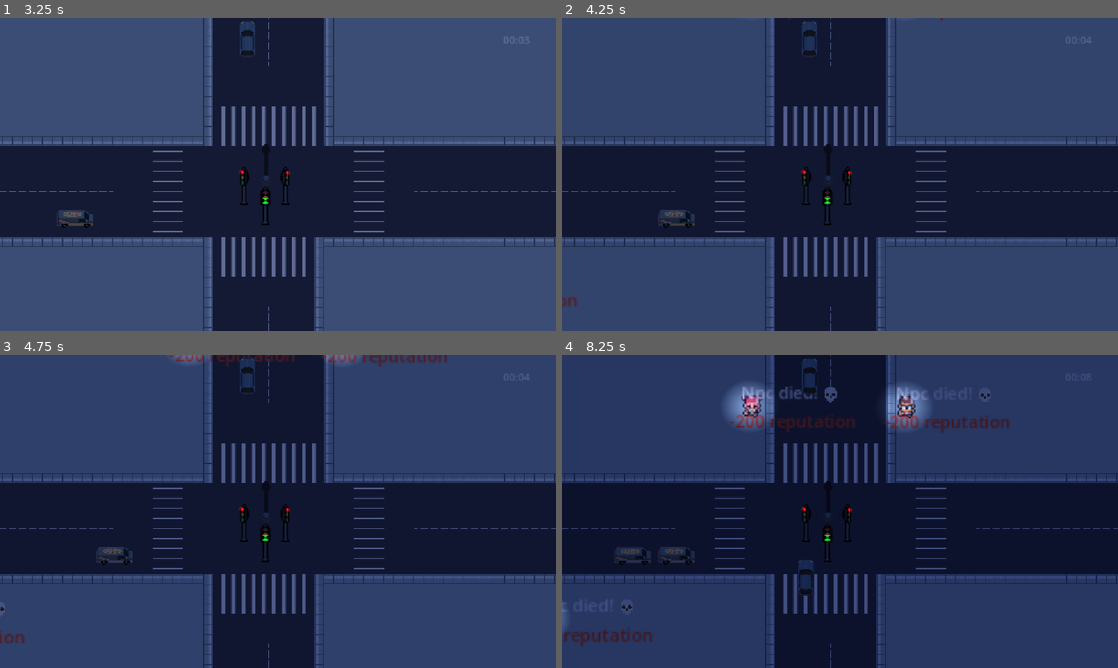
Above: before the commit, frames 1-4 (two rows, left to right).
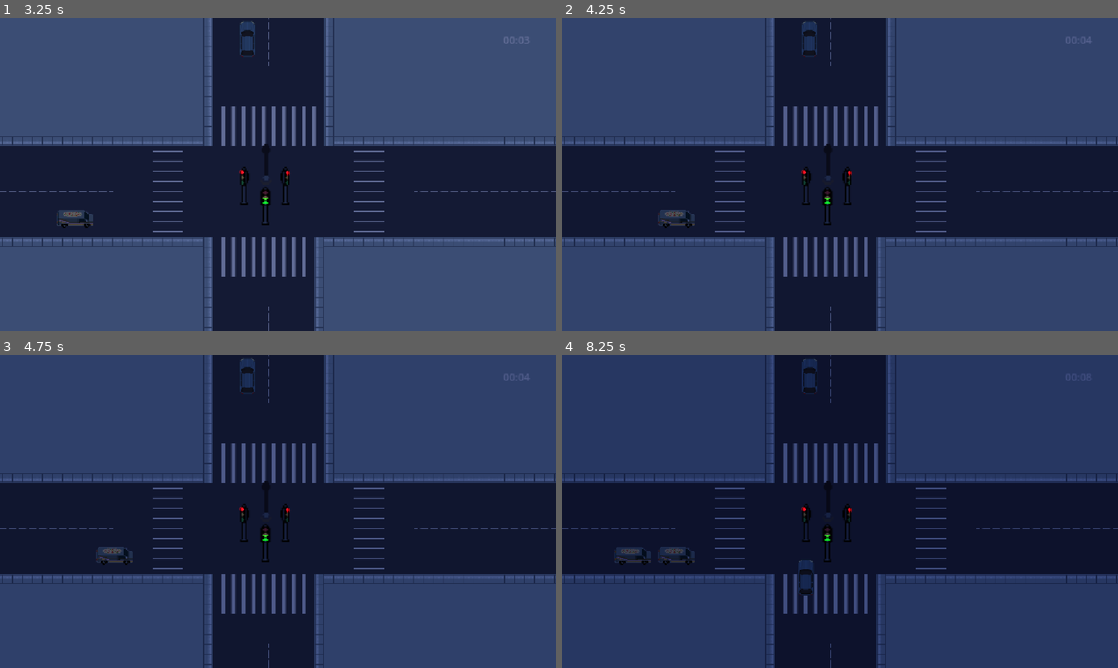
Above: after the commit, the same moments.

Repository: lafgo-fc/game-jam-repoooo
Game: Godot game, scene res://scne/test_one.tscn
Same seed, same stepped clock (60 frames per second), same inputs: the game is played once before the commit and once after it.
Inputs:
- Up to frame 1 (3.25 s): tap Enter (ui_accept) at 0.5, 0.77, 1.25, 1.52, 3.02 s; hold R (traffic control right and left) from 0.53 s (still down)
- Up to frame 2 (4.25 s): keep holding R (traffic control right and left); tap Enter (ui_accept) at 3.77 s
- Up to frame 3 (4.75 s): keep holding R (traffic control right and left); tap Enter (ui_accept) at 4.52 s
- Up to frame 4 (8.25 s): keep holding R (traffic control right and left); tap Enter (ui_accept) at 6.02, 6.77, 7.52 s

Frame 1 is identical in both runs. In frame 2, less than 0.1% of the frame differs, in the area x 0-69%, y 0-93%; in frame 3, 0.7%; in frame 4, 3.0%, in the area x 0-81%, y 9-93%.
Error before the commit: Attempt to call function 'hide' in base 'null instance' on a null instance. (res://scne/pedestians.gd:451)
Error after the commit: Parse Error: Function "npc_collision()" not found in base self. (res://scne/pedestians.gd:159)

Commit message:
added multiple npc.gd

Diff:
--- /dev/null
+++ b/scne/npc_1.gd
@@ -0,0 +1,11 @@
+extends AnimatedSprite2D
+@onready var death_label = $Control
+
+# Called when the node enters the scene tree for the first time.
+func _ready() -> void:
+	death_label.hide()
+
+
+# Called every frame. 'delta' is the elapsed time since the previous frame.
+func show_death_label() -> void:
+	death_label.show()
--- /dev/null
+++ b/scne/npc_2.gd
@@ -0,0 +1,11 @@
+extends AnimatedSprite2D
+@onready var death_label = $Control2
+
+# Called when the node enters the scene tree for the first time.
+func _ready() -> void:
+	death_label.hide()
+
+
+# Called every frame. 'delta' is the elapsed time since the previous frame.
+func show_death_label() -> void:
+	death_label.show()
--- /dev/null
+++ b/scne/npc_3.gd
@@ -0,0 +1,11 @@
+extends AnimatedSprite2D
+@onready var death_label = $Control3
+
+# Called when the node enters the scene tree for the first time.
+func _ready() -> void:
+	death_label.hide()
+
+
+# Called every frame. 'delta' is the elapsed time since the previous frame.
+func show_death_label() -> void:
+	death_label.show()
--- /dev/null
+++ b/scne/npc_4.gd
@@ -0,0 +1,11 @@
+extends AnimatedSprite2D
+@onready var death_label = $Control4
+
+# Called when the node enters the scene tree for the first time.
+func _ready() -> void:
+	death_label.hide()
+
+
+# Called every frame. 'delta' is the elapsed time since the previous frame.
+func show_death_label() -> void:
+	death_label.show()
--- /dev/null
+++ b/scne/npc_5.gd
@@ -0,0 +1,11 @@
+extends AnimatedSprite2D
+@onready var death_label = $Control5
+
+# Called when the node enters the scene tree for the first time.
+func _ready() -> void:
+	death_label.hide()
+
+
+# Called every frame. 'delta' is the elapsed time since the previous frame.
+func show_death_label() -> void:
+	death_label.show()
--- /dev/null
+++ b/scne/npc_6.gd
@@ -0,0 +1,11 @@
+extends AnimatedSprite2D
+@onready var death_label = $Control6
+
+# Called when the node enters the scene tree for the first time.
+func _ready() -> void:
+	death_label.hide()
+
+
+# Called every frame. 'delta' is the elapsed time since the previous frame.
+func show_death_label() -> void:
+	death_label.show()
--- a/scne/pedestians.gd
+++ b/scne/pedestians.gd
@@ -23,7 +23,15 @@
 @onready var pt_9 = $"../../waypoints/p9"
 @onready var pt_10 = $"../../waypoints/p10"
 @onready var pt_11 = $"../../waypoints/p11"
-@onready var death_label = $Control
+
+# adding death_labels
+@onready var death_label_1 = $"npc 1/Control"
+@onready var death_label_2 = $"npc 2/Control2"
+@onready var death_label_3 = $"npc 3/Control3"
+@onready var death_label_4 = $"npc 4/Control4"
+@onready var death_label_5 = $"npc 5/Control5"
+
+
 
 
 # essential vars
@@ -444,8 +452,3 @@
 		light.hide()
 
 # func to perform npc collision things
-func npc_collision():
-	if GameData.npc_collided:
-		death_label.show()
-	else:
-		death_label.hide()
--- a/scne/pedestians.tscn
+++ b/scne/pedestians.tscn
@@ -2,12 +2,18 @@
 
 [ext_resource type="Script" uid="uid://dwqexwr3f0a6h" path="res://scne/pedestians.gd" id="1_gkco8"]
 [ext_resource type="Texture2D" uid="uid://da54adnsnq8lx" path="res://assets/npcs/NPC_1.png" id="2_gkco8"]
+[ext_resource type="Script" uid="uid://cku0wjc60d543" path="res://scne/npc_1.gd" id="3_7sb8u"]
 [ext_resource type="Texture2D" uid="uid://bkwgnn5r3ihvj" path="res://assets/npcs/NPC_2.png" id="3_mvjtp"]
 [ext_resource type="Texture2D" uid="uid://4bv3e05f8qwe" path="res://assets/npcs/NPC_3.png" id="4_t4lxv"]
 [ext_resource type="Texture2D" uid="uid://f2l77wpxo68y" path="res://assets/npcs/NPC_4.png" id="5_fmtih"]
 [ext_resource type="Texture2D" uid="uid://cw315yuuom0cf" path="res://assets/npcs/NPC_5.png" id="6_8ja1e"]
+[ext_resource type="Script" uid="uid://ccuxmabqgpb3i" path="res://scne/npc_2.gd" id="6_an773"]
 [ext_resource type="Texture2D" uid="uid://cktjvkdkkatmu" path="res://assets/npcs/NPC_6.png" id="7_12oeb"]
+[ext_resource type="Script" uid="uid://kgavgrh2d26d" path="res://scne/npc_3.gd" id="8_lviph"]
 [ext_resource type="PackedScene" uid="uid://cems2rag67qam" path="res://control.tscn" id="8_yt22a"]
+[ext_resource type="Script" uid="uid://7tfvngosbr0y" path="res://scne/npc_4.gd" id="10_qj47w"]
+[ext_resource type="Script" uid="uid://bcdpmfvfntonr" path="res://scne/npc_5.gd" id="12_4bvlk"]
+[ext_resource type="Script" uid="uid://ctvv85aujdiji" path="res://scne/npc_6.gd" id="14_uwjro"]
 
 [sub_resource type="AtlasTexture" id="AtlasTexture_mvjtp"]
 atlas = ExtResource("2_gkco8")
@@ -1637,6 +1643,7 @@
 sprite_frames = SubResource("SpriteFrames_74c84")
 animation = &"top"
 frame_progress = 0.47326368
+script = ExtResource("3_7sb8u")
 
 [node name="Control" parent="npc 1" unique_id=1635713520 instance=ExtResource("8_yt22a")]
 offset_left = -13.499998
@@ -1650,6 +1657,7 @@
 scale = Vector2(2.34375, 2.40625)
 sprite_frames = SubResource("SpriteFrames_454ae")
 animation = &"idle top"
+script = ExtResource("6_an773")
 
 [node name="Control2" parent="npc 2" unique_id=319399955 instance=ExtResource("8_yt22a")]
 offset_left = -15.466664
@@ -1662,6 +1670,7 @@
 scale = Vector2(2.5, 2.5)
 sprite_frames = SubResource("SpriteFrames_xnp0m")
 animation = &"idle front"
+script = ExtResource("8_lviph")
 
 [node name="Control3" parent="npc 3" unique_id=947486854 instance=ExtResource("8_yt22a")]
 offset_left = -14.399998
@@ -1674,6 +1683,7 @@
 scale = Vector2(2.5, 2.5)
 sprite_frames = SubResource("SpriteFrames_xi4lh")
 animation = &"idle top"
+script = ExtResource("10_qj47w")
 
 [node name="Control4" parent="npc 4" unique_id=776570238 instance=ExtResource("8_yt22a")]
 offset_left = -14.399998
@@ -1686,6 +1696,7 @@
 scale = Vector2(2.4, 2.4)
 sprite_frames = SubResource("SpriteFrames_wmd7k")
 animation = &"idle front"
+script = ExtResource("12_4bvlk")
 
 [node name="Control5" parent="npc 5" unique_id=1373093743 instance=ExtResource("8_yt22a")]
 offset_left = -14.999998
@@ -1698,6 +1709,7 @@
 scale = Vector2(2.4, 2.4)
 sprite_frames = SubResource("SpriteFrames_n1mkj")
 animation = &"idle front"
+script = ExtResource("14_uwjro")
 
 [node name="Control6" parent="npc 6" unique_id=1942839660 instance=ExtResource("8_yt22a")]
 offset_left = -14.999998
Not shown, added: scne/npc_1.gd.uid
Not shown, added: scne/npc_2.gd.uid
Not shown, added: scne/npc_3.gd.uid
Not shown, added: scne/npc_4.gd.uid
Not shown, added: scne/npc_5.gd.uid
Not shown, added: scne/npc_6.gd.uid
